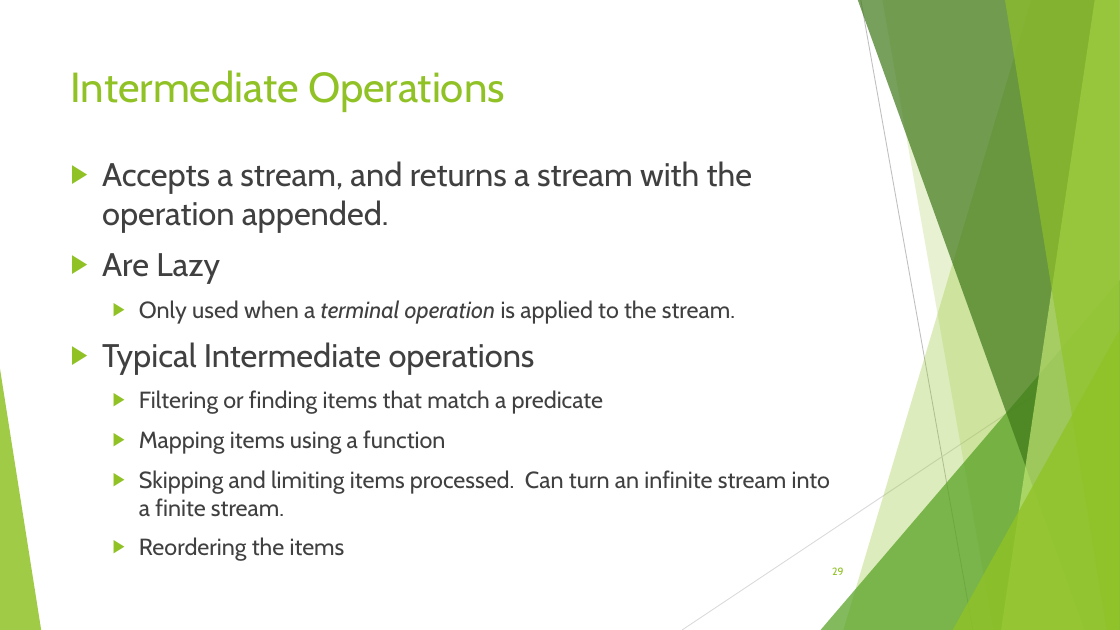
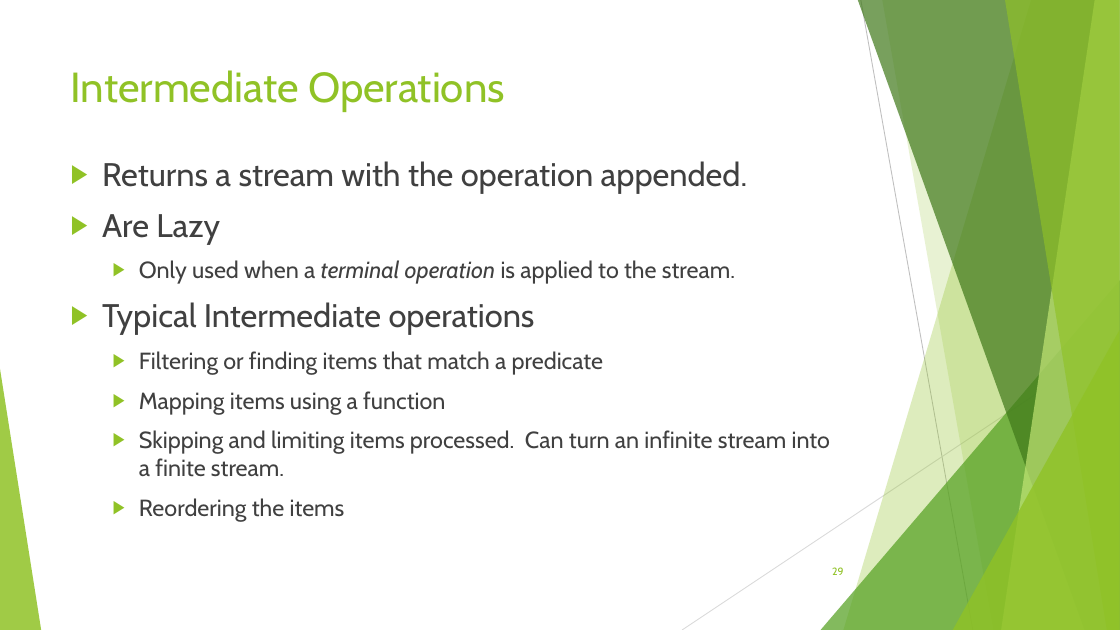
Before and after one commit to RichardRoda/2017-CodePaLOUsa-Lambda, a slide deck: slide 29 of Learning to Love the Lambda in the Stream.pptx. Drawn at 1120x630 pixels with LibreOffice and Linux fonts; fonts in the diff are those of the drawing. Boxes give left, top, right and bottom in pixels: in the first picture for what was removed or moved away, otherwise in the second. Text is boxed around its words. In the diff, an @@ line names an element or a change of style, - is before the commit and + after.

```diff
--- a/Learning to Love the Lambda in the Stream.pptx
+++ b/Learning to Love the Lambda in the Stream.pptx
@@ text at (102, 161, 748, 194): text changed @@
-▶ Accepts a stream, and returns a stream with the operation appended.
+▶ Returns a stream with the operation appended.
```
Also in this commit, not shown: 13 other slides changed, 1 other file.
